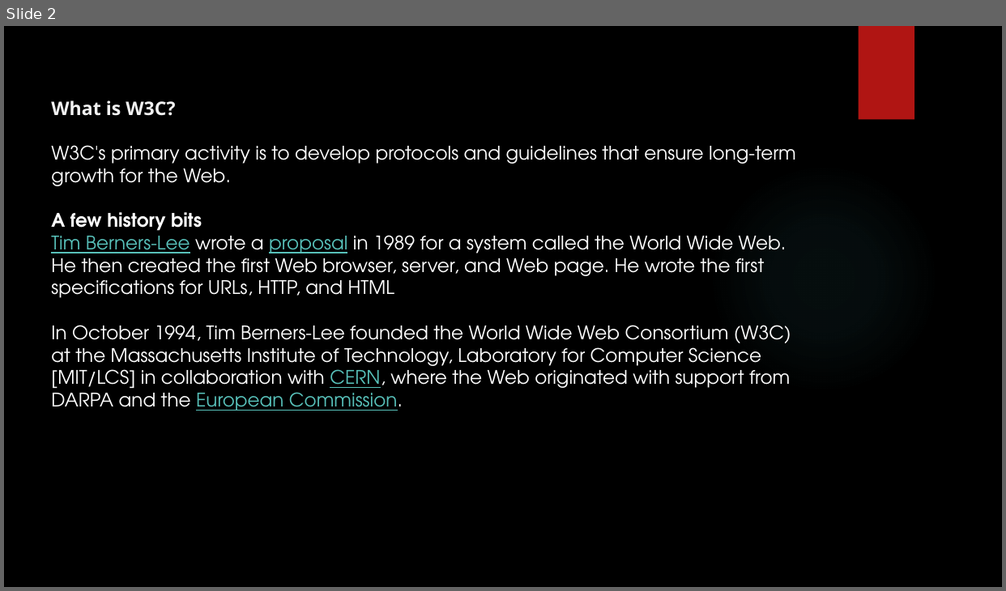
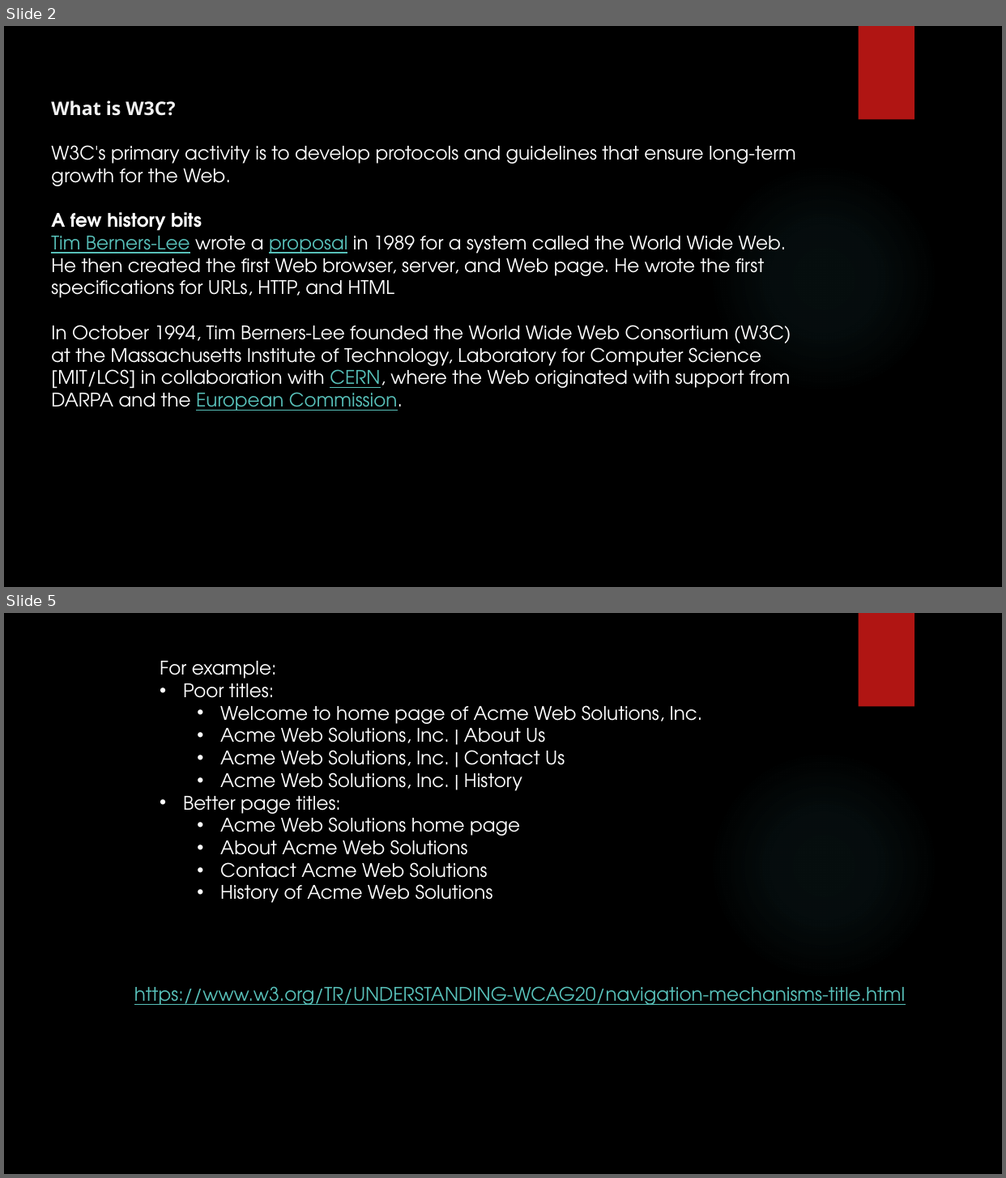
Before and after one commit to yogeshwar1996/HTML5CSS, a slide deck: Fundamentals of HTML and CSS.pptx. Shown one above the other, each under a label of ours: slide 2 before the commit, slides 2 and 5 after it; the slides between them are not shown. The pictures are 1006x591 and 1006x1178 pixels, drawn with LibreOffice and Linux fonts; fonts in the diff are those of the drawing; background and template pictures are left out. Boxes give left, top, right and bottom in pixels: in the first picture for what was removed or moved away, otherwise in the second. Text is boxed around its words. In the diff, an @@ line names an element or a change of style, - is before the commit and + after.

Commit message:
Add Slide for Web Accessiblity - Page Title

```diff
--- a/Fundamentals of HTML and CSS.pptx
+++ b/Fundamentals of HTML and CSS.pptx
@@ slide 5 added at (x1=4, y1=613, x2=1002, y2=1174), background picture (left out); not listed: 2 template elements that a slide beside it also shows @@
@@ text added at (x1=160, y1=661, x2=703, y2=903), 18 pt, text #FFFFFF @@
+For example:
+• Poor titles:
+  • Welcome to home page of Acme Web Solutions, Inc.
+  • Acme Web Solutions, Inc. | About Us
+  • Acme Web Solutions, Inc. | Contact Us
+  • Acme Web Solutions, Inc. | History
+• Better page titles:
+  • Acme Web Solutions home page
+  • About Acme Web Solutions
+  • Contact Acme Web Solutions
+  • History of Acme Web Solutions
@@ text added at (x1=134, y1=986, x2=905, y2=1005), 18 pt, text #58C1BA, underline @@
+https://www.w3.org/TR/UNDERSTANDING-WCAG20/navigation-mechanisms-title.html
```
Also in this commit, not shown: 16 other slides added.
